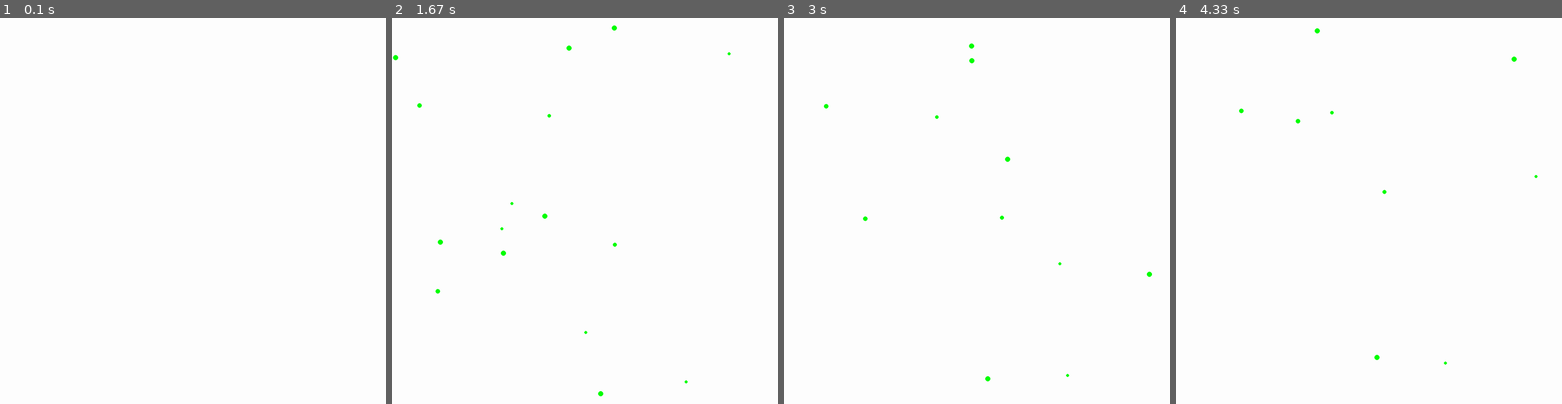
Above: before the commit, frames 1-4 (left to right).
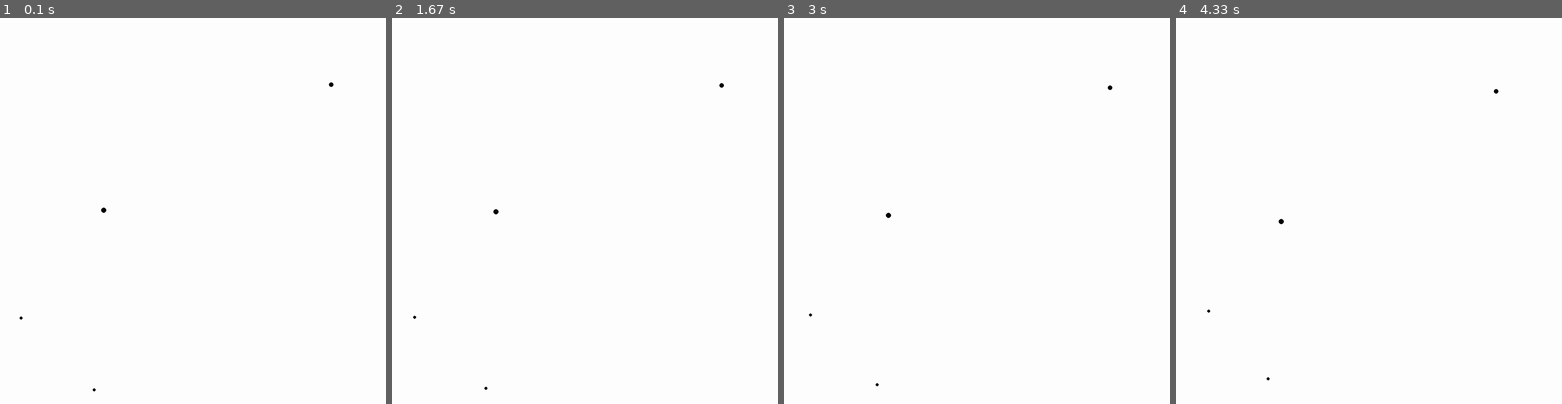
Above: after the commit, the same moments.

Repository: dgibson314/pygame
Game: pygame game, started from world.py
Two runs of this game, one before a commit and one after it. Both use one fixed random seed, a clock stepped at 60 frames per second and the inputs below.
Inputs:
- Up to frame 1 (0.1 s): no input
- Up to frame 2 (1.67 s): no input
- Up to frame 3 (3 s): no input
- Up to frame 4 (4.33 s): no input

The runs differ from the first frame. In frame 1, less than 0.1% of the frame differs, in the area x 5-87%, y 16-97%; in frame 2, 0.2%, in the area x 0-88%, y 1-98%; in frame 3, 0.2%; in frame 4, 0.1%.

Commit message:
Initial work on adding massive central object (i.e. Sun class)

Diff:
--- a/world.py
+++ b/world.py
@@ -9,15 +9,17 @@
 BLUE = (0, 0, 255)
 GREEN = (0, 255, 0)
 WHITE = (255, 255, 255)
+YELLOW = (255, 215, 0)
 
 SCREEN_SIZE = (1500, 1500)
-CLOCK = 10
+CLOCK = 60
 
 NUM_PARTICLES = 0
 NUM_BUBBLES = 0
-NUM_PLANETS = 20
-
-STRENTH_OF_GRAVITY = 1.e3
+NUM_PLANETS = 4
+
+STRENTH_OF_GRAVITY = 1.e2
+DENSITY = 0.001
 
 PLANETS = []
 
@@ -43,7 +45,7 @@
         self.screen = pygame.display.get_surface()
 
     def draw(self):
-        pos = (self.state.x_pos, self.state.y_pos)
+        pos = (int(self.state.x_pos), int(self.state.y_pos))
         pygame.draw.circle(self.screen, self.color, pos, self.radius)
 
     def update(self):
@@ -85,17 +87,25 @@
         pygame.draw.circle(self.screen, self.color, pos, self.radius, self.thickness)
 
 
+class Sun(Particle):
+    def __init__(self, state, radius, color=YELLOW):
+        Particle.__init__(self, state, radius, color)
+        self.mass = self.mass_from_radius()
+
+    def __repr__(self):
+        return 'Sun: ' + repr(self.state)
+
+
 class Planet(Particle):
-    def __init__(self, state, radius, mass, color=GREEN):
+    def __init__(self, state, radius, color=GREEN):
         Particle.__init__(self, state, radius, color)
-        self.mass = mass
+        self.mass = self.mass_from_radius()
 
     def __repr__(self):
         return 'Planet: ' + repr(self.state)
 
-    def draw(self):
-        pos = (int(self.state.x_pos), int(self.state.y_pos))
-        pygame.draw.circle(self.screen, self.color, pos, self.radius)
+    def mass_from_radius(self):
+        return DENSITY * 4/3 * math.pi * (self.radius ** 3)
 
     def update_velocity(self):
         ax = 0.0
@@ -184,7 +194,6 @@
                     bubble.update()
         for planet in PLANETS:
             planet.update()
-            print(planet)
 
         # Draw everything
         screen.blit(background, (0, 0))
